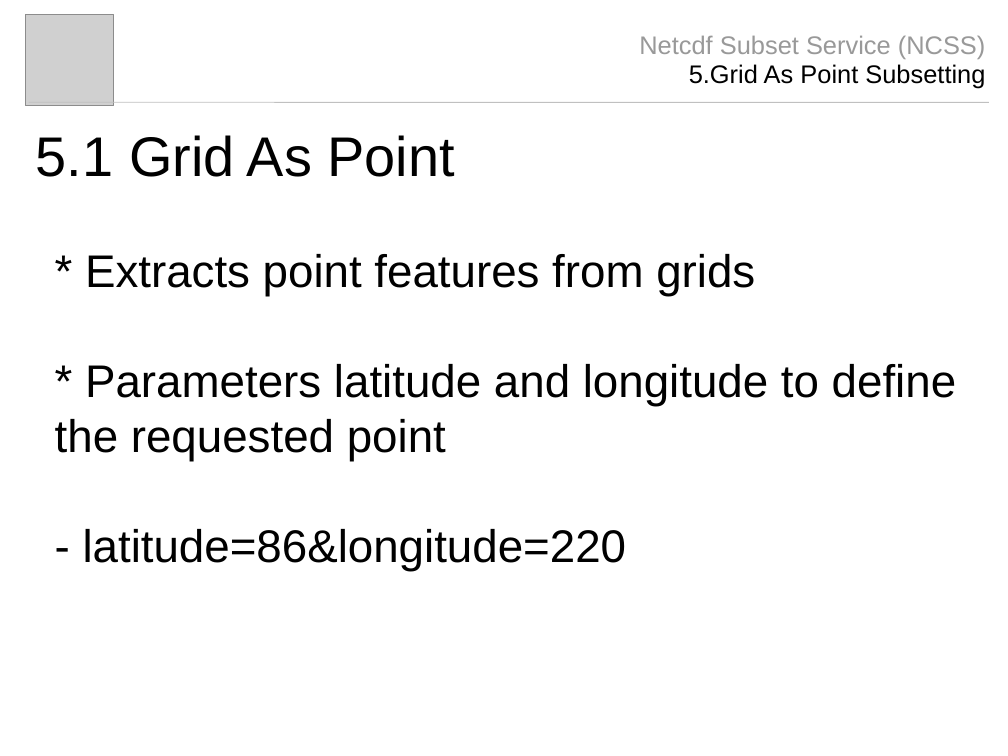
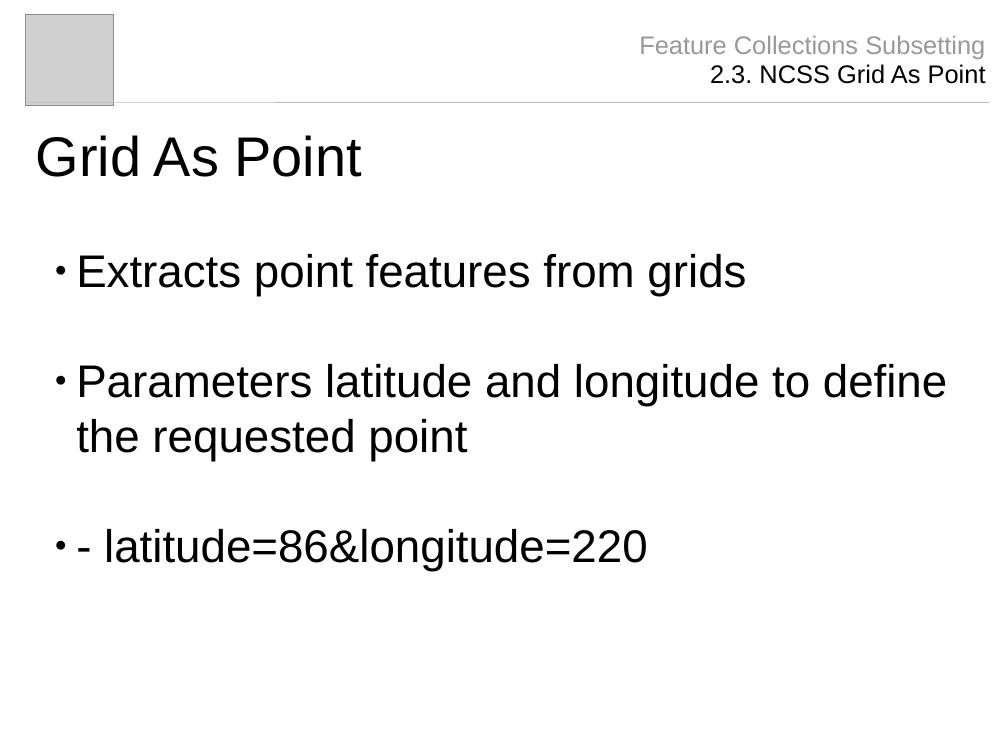
Before and after one commit to Unidata/thredds, a slide deck: slide 14 of docs/web/thredds/tech/tds4.3/reference/ncss/NCSS_4_3.odp (slide 9 before the commit). Drawn at 1008x756 pixels with LibreOffice and Linux fonts; fonts in the diff are those of the drawing; grey boxes stand for pictures. Boxes give left, top, right and bottom in pixels: in the first picture for what was removed or moved away, otherwise in the second. Text is boxed around its words. In the diff, an @@ line names an element or a change of style, - is before the commit and + after.

```diff
--- a/docs/web/thredds/tech/tds4.3/reference/ncss/NCSS_4_3.odp
+++ b/docs/web/thredds/tech/tds4.3/reference/ncss/NCSS_4_3.odp
@@ text at [639, 35, 986, 84]: text changed @@
-Netcdf Subset Service (NCSS)
-5.Grid As Point Subsetting
+Feature Collections Subsetting
+2.3. NCSS Grid As Point
@@ title at [36, 135, 361, 177]: text changed @@
-5.1 Grid As Point
+Grid As Point
@@ text at [76, 254, 947, 461]: text changed @@
-* Extracts point features from grids
-* Parameters latitude and longitude to define the requested point
+● Extracts point features from grids
+● Parameters latitude and longitude to define the requested point
@@ text at [104, 529, 648, 571]: bullet none to ● @@
```
Also in this commit, not shown: 10 other slides changed, 12 slides added, 2 slides removed, 2 other files.
